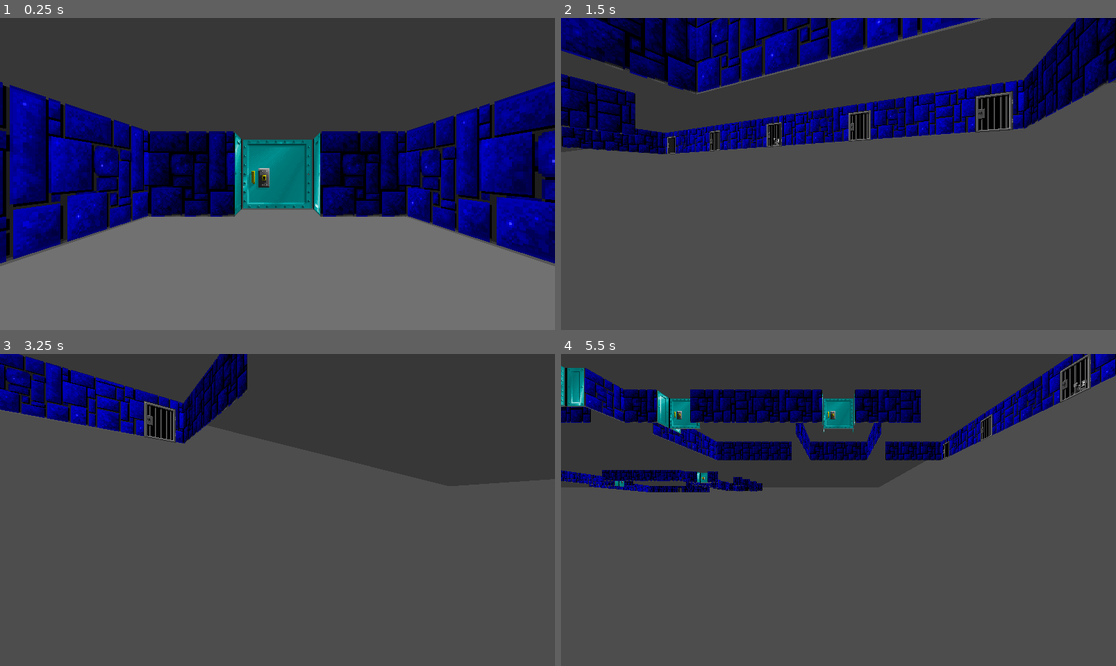
Above: before the commit, frames 1-4 (two rows, left to right).
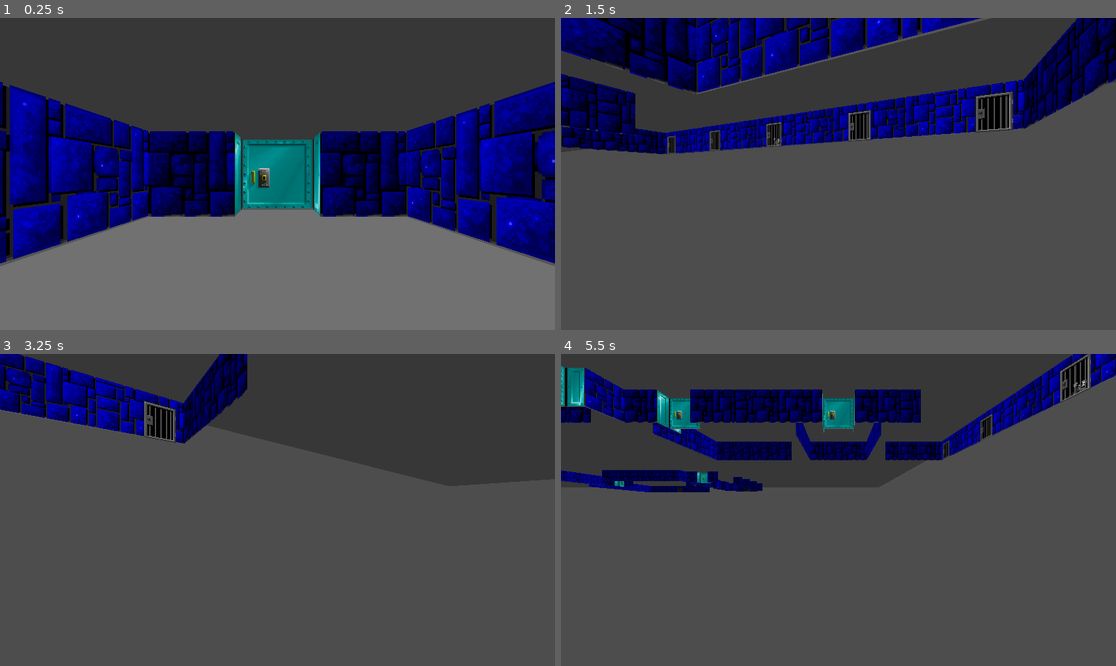
Above: after the commit, the same moments.

Repository: illnyang/wolf4godot
Game: Godot game, scene res://Wolf.tscn
Two runs of this game, one before a commit and one after it. Both use one fixed random seed, a clock stepped at 60 frames per second and the inputs below.
Inputs:
- Up to frame 1 (0.25 s): no input
- Up to frame 2 (1.5 s): tap Enter at 0.5 s; hold D (turn_right) 0.53-1.28 s; hold E (fly_down) from 1.28 s (still down)
- Up to frame 3 (3.25 s): release E (fly_down) at 2.03 s; hold D (turn_right) 2.03-2.78 s; hold Q (fly_up) from 2.78 s (still down)
- Up to frame 4 (5.5 s): release Q (fly_up) at 3.53 s; hold A (turn_left) 3.53-5.03 s; hold E (fly_down) from 5.03 s (still down)

The runs differ from the first frame. In frame 1, 0.2% of the frame differs, in the area x 1-99%, y 22-78%; in frame 2, 1.2%; in frame 3, 0.3%; in frame 4, 2.4%, in the area x 0-99%, y 3-45%.

Commit message:
Use Texture2DArray instead of texture atlas (read desc)
- Bring back mipmaps & texture filtering
- Repurpose ARRAY_TEX_UV for our needs (Tile.gdshader)
- General refactor

Diff:
--- a/MapLoader.gd
+++ b/MapLoader.gd
@@ -1,9 +1,6 @@
 @tool
 class_name MapLoader
 extends Node3D
-
-@export var json_path : String = "res://assets/maps/00_Wolf1 Map1.json"
-@export var texture_folder: String = "res://assets/walls/"
 
 enum {
 	NORTH, EAST, SOUTH, WEST
@@ -95,77 +92,60 @@
 		return _thingGrid[y * height() + x]
 
 
-class WallAtlas:
-	const atlas_columns: int = 8
-	const tex_size: int = 64
-	var tex_div: Vector2
-	static var material: StandardMaterial3D = null
-
-	func _init(texture_folder: String) -> void:
-		if material == null:
-			material = StandardMaterial3D.new()
-			material.shading_mode = BaseMaterial3D.SHADING_MODE_UNSHADED
-			# TODO: Using anything other than nearest filtering will cause bleeding artifacts
-			#		at the edges. This could be avoided if we switch to using `Texture2DArray`.
-			#       It would also get rid of the requirement that all wall textures must be
-			#		of the same size.
-			material.texture_filter = BaseMaterial3D.TEXTURE_FILTER_NEAREST
-		material.albedo_texture = _generate_atlas_texture(texture_folder)
-
-	func _generate_atlas_texture(texture_folder: String) -> ImageTexture:
-		# Get all files in the source folder
-		var dir = DirAccess.open(texture_folder)
-		if not dir:
-			push_error("Could not open directory: " + texture_folder)
-			return
-
-		var files = dir.get_files()
-		var textures = []
-
-		# Load all valid texture files (assumes id-prefixed filenames cuz sorting)
-		for file in files:
-			if file.ends_with(".png"):
-				var texture: Texture2D = load(texture_folder + file)
-				assert(texture.get_width() == tex_size and texture.get_height() == tex_size)
-				textures.append(texture)
-
-		assert(textures.size() != 0)
-
-		# Calculate atlas dimensions
-		var atlas_rows = ceil(textures.size() / float(atlas_columns))
-		var atlas_width = atlas_columns * tex_size
-		var atlas_height = atlas_rows * tex_size
-		tex_div = Vector2(float(tex_size) / atlas_width, float(tex_size) / atlas_height)
-
-		# Create new image for the atlas
-		var atlas_image = Image.create_empty(atlas_width, atlas_height, false, Image.FORMAT_RGBA8)
-
-		# Composite all textures into the atlas
-		for i in range(textures.size()):
-			var x = i % atlas_columns
-			var y = i / atlas_columns
-
-			var src_image = textures[i].get_image()
-			src_image.convert(Image.FORMAT_RGBA8)
-
-			var pos = Vector2i(x * tex_size, y * tex_size)
-			atlas_image.blit_rect(src_image, Rect2i(0, 0, tex_size, tex_size), pos)
-
-		return ImageTexture.create_from_image(atlas_image)
-
-
+@export var json_path : String = "res://assets/maps/00_Wolf1 Map1.json"
 var grid: MapGrid
-var atlas: WallAtlas
-
 
 # NOTE: It is crucial that we use `add_child` in tandem with `@tool` annonated scripts.
 #		By doing this, anything we generate doesn't get serialized into the tscn file.
 #		This is precisely what we want, online-only generation of resources from raw data.
 func _ready() -> void:
 	grid = MapGrid.new(json_path)
-	atlas = WallAtlas.new(texture_folder)
+	update_tile_material()
 	spawn_layer1()
 	spawn_layer2()
+
+
+#-----------------------------------------------------
+# Tile texture array & stub material generation
+#-----------------------------------------------------
+@export var texture_folder: String = "res://assets/walls/"
+var shader: Shader = preload("res://Tile.gdshader")
+var tile_material: ShaderMaterial = null
+
+func update_tile_material() -> void:
+	if tile_material == null:
+		tile_material = ShaderMaterial.new()
+		tile_material.shader = shader
+	tile_material.set_shader_parameter("texture_array", _generate_texture_array(texture_folder))
+
+static func _generate_texture_array(texture_folder: String) -> Texture2DArray:
+	const tex_size: int = 64
+
+	# Get all files in the source folder
+	var dir = DirAccess.open(texture_folder)
+	if not dir:
+		push_error("Could not open directory: " + texture_folder)
+		return
+
+	var files = dir.get_files()
+	var images = []
+
+	# Load all valid texture files (assumes id-prefixed filenames cuz sorting)
+	for file in files:
+		if file.ends_with(".png"):
+			var image: Image = load(texture_folder + file)
+
+			if not image.has_mipmaps():
+				image.generate_mipmaps()
+
+			assert(image.get_width() == tex_size and image.get_height() == tex_size)
+			images.append(image)
+
+	assert(images.size() != 0)
+
+	var result = Texture2DArray.new()
+	result.create_from_images(images)
+	return result
 
 
 #-----------------------------------------------------
@@ -177,7 +157,7 @@
 	var tiles_mesh := MeshInstance3D.new()
 	tiles_mesh.name = "MapMesh"
 	tiles_mesh.mesh = get_tiles_mesh()
-	tiles_mesh.material_override = atlas.material
+	tiles_mesh.material_override = tile_material
 
 	var ceiling_mesh := MeshInstance3D.new()
 	ceiling_mesh.name = "CeilingMesh"
@@ -203,10 +183,9 @@
 				var door_mesh := MeshInstance3D.new()
 				door_mesh.name = "Door"
 				door_mesh.mesh = door_ew if L1Utils.get_axis(id) else door_ns
-				door_mesh.material_override = atlas.material
+				door_mesh.material_override = tile_material
 				door_mesh.position = Vector3(x + 0.5, 0, y + 0.5)
 				root_node.add_child(door_mesh)
-
 
 	add_child(root_node)
 
@@ -254,103 +233,91 @@
 #-----------------------------------------------------
 # ArrayMesh generation utils
 #-----------------------------------------------------
-var vertices = PackedVector3Array()
-var indices = PackedInt32Array()
-var uvs = PackedVector2Array()
-var face_count: int = 0
-
-
-func add_uvs(id: int, shaded: bool, fliph: bool = false):
-	var idx = (((id - 1) * 2) + (1 * int(shaded)))
-	var x = (idx % atlas.atlas_columns)
-	var y = (idx / atlas.atlas_columns)
-	if not fliph:
-		uvs.append(Vector2(
-			atlas.tex_div.x * x,
-			atlas.tex_div.y * y))
-		uvs.append(Vector2(
-			atlas.tex_div.x * x + atlas.tex_div.x,
-			atlas.tex_div.y * y))
-		uvs.append(Vector2(
-			atlas.tex_div.x * x + atlas.tex_div.x,
-			atlas.tex_div.y * y + atlas.tex_div.y))
-		uvs.append(Vector2(
-			atlas.tex_div.x * x,
-			atlas.tex_div.y * y + atlas.tex_div.y))
-	else:
-		uvs.append(Vector2(
-			atlas.tex_div.x * x + atlas.tex_div.x,
-			atlas.tex_div.y * y))
-		uvs.append(Vector2(
-			atlas.tex_div.x * x,
-			atlas.tex_div.y * y))
-		uvs.append(Vector2(
-			atlas.tex_div.x * x,
-			atlas.tex_div.y * y + atlas.tex_div.y))
-		uvs.append(Vector2(
-			atlas.tex_div.x * x + atlas.tex_div.x,
-			atlas.tex_div.y * y + atlas.tex_div.y))
-
-
-func add_tris():
-	indices.append(face_count * 4 + 0)
-	indices.append(face_count * 4 + 1)
-	indices.append(face_count * 4 + 2)
-	indices.append(face_count * 4 + 0)
-	indices.append(face_count * 4 + 2)
-	indices.append(face_count * 4 + 3)
-	face_count += 1
+class TileMeshBuilder:
+	var vertices = PackedVector3Array()
+	var indices = PackedInt32Array()
+	var uvs = PackedVector2Array()
+	var face_count: int = 0
+
+	# NOTE: We are repurposing the "UV" shader built-in such that:
+	#		- x component is now an index to an array of actual UV vec2s:
+	#			const vec2 texCoords[4] = vec2[4](
+	#				vec2(0.0f, 0.0f),
+	#				vec2(1.0f, 0.0f),
+	#				vec2(1.0f, 1.0f),
+	#				vec2(0.0f, 1.0f)
+	#			);
+	#		- y component is now an index to Texture2DArray layers
+	func add_uvs(id: int, shaded: bool, fliph: bool = false) -> void:
+		var idx = (((id - 1) * 2) + (1 * int(shaded)))
+		if not fliph:
+			uvs.append(Vector2(0, idx))
+			uvs.append(Vector2(1, idx))
+			uvs.append(Vector2(2, idx))
+			uvs.append(Vector2(3, idx))
+		else:
+			uvs.append(Vector2(1, idx))
+			uvs.append(Vector2(0, idx))
+			uvs.append(Vector2(3, idx))
+			uvs.append(Vector2(2, idx))
+
+	func add_tris() -> void:
+		indices.append(face_count * 4 + 0)
+		indices.append(face_count * 4 + 1)
+		indices.append(face_count * 4 + 2)
+		indices.append(face_count * 4 + 0)
+		indices.append(face_count * 4 + 2)
+		indices.append(face_count * 4 + 3)
+		face_count += 1
+
+	func get_mesh() -> ArrayMesh:
+		var mesh = ArrayMesh.new()
+		var array = []
+		array.resize(Mesh.ARRAY_MAX)
+		array[Mesh.ARRAY_VERTEX] = vertices
+		array[Mesh.ARRAY_INDEX] = indices
+		array[Mesh.ARRAY_TEX_UV] = uvs
+		mesh.add_surface_from_arrays(Mesh.PRIMITIVE_TRIANGLES, array)
+		return mesh
 
 
 #-----------------------------------------------------
 # Door mesh generation
 #-----------------------------------------------------
 func get_door_mesh(axis: bool) -> ArrayMesh:
-	var mesh = ArrayMesh.new()
-
-	vertices = PackedVector3Array()
-	indices = PackedInt32Array()
-	uvs = PackedVector2Array()
-	face_count = 0
+	var builder := TileMeshBuilder.new()
 
 	# TODO: maybe rotate node itself instead?
 	if axis:
 		# EAST / WEST
-		vertices.append(Vector3(0,  0.5,  0.5))
-		vertices.append(Vector3(0,  0.5, -0.5))
-		vertices.append(Vector3(0, -0.5, -0.5))
-		vertices.append(Vector3(0, -0.5,  0.5))
-		add_tris()
-		add_uvs(L1Utils.door_id, true, true)
-		vertices.append(Vector3(0,  0.5, -0.5))
-		vertices.append(Vector3(0,  0.5,  0.5))
-		vertices.append(Vector3(0, -0.5,  0.5))
-		vertices.append(Vector3(0, -0.5, -0.5))
-		add_tris()
-		add_uvs(L1Utils.door_id, true)
+		builder.vertices.append(Vector3(0,  0.5,  0.5))
+		builder.vertices.append(Vector3(0,  0.5, -0.5))
+		builder.vertices.append(Vector3(0, -0.5, -0.5))
+		builder.vertices.append(Vector3(0, -0.5,  0.5))
+		builder.add_tris()
+		builder.add_uvs(L1Utils.door_id, true, true) # door handle stays on the same side
+		builder.vertices.append(Vector3(0,  0.5, -0.5))
+		builder.vertices.append(Vector3(0,  0.5,  0.5))
+		builder.vertices.append(Vector3(0, -0.5,  0.5))
+		builder.vertices.append(Vector3(0, -0.5, -0.5))
+		builder.add_tris()
+		builder.add_uvs(L1Utils.door_id, true)
 	else:
 		# SOUTH / NORTH
-		vertices.append(Vector3(-0.5,  0.5, 0))
-		vertices.append(Vector3( 0.5,  0.5, 0))
-		vertices.append(Vector3( 0.5, -0.5, 0))
-		vertices.append(Vector3(-0.5, -0.5, 0))
-		add_tris()
-		add_uvs(L1Utils.door_id, false)
-		vertices.append(Vector3( 0.5,  0.5, 0))
-		vertices.append(Vector3(-0.5,  0.5, 0))
-		vertices.append(Vector3(-0.5, -0.5, 0))
-		vertices.append(Vector3( 0.5, -0.5, 0))
-		add_tris()
-		add_uvs(L1Utils.door_id, false, true)
-
-	var array = []
-	array.resize(Mesh.ARRAY_MAX)
-	array[Mesh.ARRAY_VERTEX] = vertices
-	array[Mesh.ARRAY_INDEX] = indices
-	array[Mesh.ARRAY_TEX_UV] = uvs
-	mesh.add_surface_from_arrays(Mesh.PRIMITIVE_TRIANGLES, array)
-
-	return mesh
+		builder.vertices.append(Vector3(-0.5,  0.5, 0))
+		builder.vertices.append(Vector3( 0.5,  0.5, 0))
+		builder.vertices.append(Vector3( 0.5, -0.5, 0))
+		builder.vertices.append(Vector3(-0.5, -0.5, 0))
+		builder.add_tris()
+		builder.add_uvs(L1Utils.door_id, false)
+		builder.vertices.append(Vector3( 0.5,  0.5, 0))
+		builder.vertices.append(Vector3(-0.5,  0.5, 0))
+		builder.vertices.append(Vector3(-0.5, -0.5, 0))
+		builder.vertices.append(Vector3( 0.5, -0.5, 0))
+		builder.add_tris()
+		builder.add_uvs(L1Utils.door_id, false, true) # door handle stays on the same side
+
+	return builder.get_mesh()
 
 #-----------------------------------------------------
 # TileGrid mesh generation
@@ -398,12 +365,7 @@
 
 
 func get_tiles_mesh() -> ArrayMesh:
-	var mesh = ArrayMesh.new()
-
-	vertices = PackedVector3Array()
-	indices = PackedInt32Array()
-	uvs = PackedVector2Array()
-	face_count = 0
+	var builder := TileMeshBuilder.new()
 
 	# TODO: spawn pushwalls independently, will require loading layer2 from json
 	for y in range(grid.height()):
@@ -418,63 +380,56 @@
 
 			if Engine.is_editor_hint():
 				# TOP (editor only, makes it look nicer)
-				vertices.append(pos + Vector3(-0.5, 0.5, -0.5))
-				vertices.append(pos + Vector3( 0.5, 0.5, -0.5))
-				vertices.append(pos + Vector3( 0.5, 0.5,  0.5))
-				vertices.append(pos + Vector3(-0.5, 0.5,  0.5))
-				add_tris()
-				add_uvs(id, false)
+				builder.vertices.append(pos + Vector3(-0.5, 0.5, -0.5))
+				builder.vertices.append(pos + Vector3( 0.5, 0.5, -0.5))
+				builder.vertices.append(pos + Vector3( 0.5, 0.5,  0.5))
+				builder.vertices.append(pos + Vector3(-0.5, 0.5,  0.5))
+				builder.add_tris()
+				builder.add_uvs(id, false)
 
 			if is_air(x + 1, y):
 				# EAST
-				vertices.append(pos + Vector3(0.5,  0.5,  0.5))
-				vertices.append(pos + Vector3(0.5,  0.5, -0.5))
-				vertices.append(pos + Vector3(0.5, -0.5, -0.5))
-				vertices.append(pos + Vector3(0.5, -0.5,  0.5))
-				add_tris()
-				add_uvs(L1Utils.door_side_id if door_sides & FLAG_SOUTH else id, true)
+				builder.vertices.append(pos + Vector3(0.5,  0.5,  0.5))
+				builder.vertices.append(pos + Vector3(0.5,  0.5, -0.5))
+				builder.vertices.append(pos + Vector3(0.5, -0.5, -0.5))
+				builder.vertices.append(pos + Vector3(0.5, -0.5,  0.5))
+				builder.add_tris()
+				builder.add_uvs(L1Utils.door_side_id if door_sides & FLAG_SOUTH else id, true)
 
 			if is_air(x, y + 1):
 				# SOUTH
-				vertices.append(pos + Vector3(-0.5,  0.5, 0.5))
-				vertices.append(pos + Vector3( 0.5,  0.5, 0.5))
-				vertices.append(pos + Vector3( 0.5, -0.5, 0.5))
-				vertices.append(pos + Vector3(-0.5, -0.5, 0.5))
-				add_tris()
-				add_uvs(L1Utils.door_side_id if door_sides & FLAG_WEST else id, false)
+				builder.vertices.append(pos + Vector3(-0.5,  0.5, 0.5))
+				builder.vertices.append(pos + Vector3( 0.5,  0.5, 0.5))
+				builder.vertices.append(pos + Vector3( 0.5, -0.5, 0.5))
+				builder.vertices.append(pos + Vector3(-0.5, -0.5, 0.5))
+				builder.add_tris()
+				builder.add_uvs(L1Utils.door_side_id if door_sides & FLAG_WEST else id, false)
 
 			if is_air(x - 1, y):
 				# WEST
-				vertices.append(pos + Vector3(-0.5,  0.5, -0.5))
-				vertices.append(pos + Vector3(-0.5,  0.5,  0.5))
-				vertices.append(pos + Vector3(-0.5, -0.5,  0.5))
-				vertices.append(pos + Vector3(-0.5, -0.5, -0.5))
-				add_tris()
-				add_uvs(L1Utils.door_side_id if door_sides & FLAG_NORTH else id, true)
+				builder.vertices.append(pos + Vector3(-0.5,  0.5, -0.5))
+				builder.vertices.append(pos + Vector3(-0.5,  0.5,  0.5))
+				builder.vertices.append(pos + Vector3(-0.5, -0.5,  0.5))
+				builder.vertices.append(pos + Vector3(-0.5, -0.5, -0.5))
+				builder.add_tris()
+				builder.add_uvs(L1Utils.door_side_id if door_sides & FLAG_NORTH else id, true)
 
 			if is_air(x, y - 1):
 				# NORTH
-				vertices.append(pos + Vector3( 0.5,  0.5, -0.5))
-				vertices.append(pos + Vector3(-0.5,  0.5, -0.5))
-				vertices.append(pos + Vector3(-0.5, -0.5, -0.5))
-				vertices.append(pos + Vector3( 0.5, -0.5, -0.5))
-				add_tris()
-				add_uvs(L1Utils.door_side_id if door_sides & FLAG_EAST else id, false)
+				builder.vertices.append(pos + Vector3( 0.5,  0.5, -0.5))
+				builder.vertices.append(pos + Vector3(-0.5,  0.5, -0.5))
+				builder.vertices.append(pos + Vector3(-0.5, -0.5, -0.5))
+				builder.vertices.append(pos + Vector3( 0.5, -0.5, -0.5))
+				builder.add_tris()
+				builder.add_uvs(L1Utils.door_side_id if door_sides & FLAG_EAST else id, false)
 
 			if Engine.is_editor_hint():
 				# BOTTOM (editor only, makes it look nicer)
-				vertices.append(pos + Vector3(-0.5, -0.5,  0.5))
-				vertices.append(pos + Vector3( 0.5, -0.5,  0.5))
-				vertices.append(pos + Vector3( 0.5, -0.5, -0.5))
-				vertices.append(pos + Vector3(-0.5, -0.5, -0.5))
-				add_tris()
-				add_uvs(id, false)
-
-	var array = []
-	array.resize(Mesh.ARRAY_MAX)
-	array[Mesh.ARRAY_VERTEX] = vertices
-	array[Mesh.ARRAY_INDEX] = indices
-	array[Mesh.ARRAY_TEX_UV] = uvs
-	mesh.add_surface_from_arrays(Mesh.PRIMITIVE_TRIANGLES, array)
-
-	return mesh
+				builder.vertices.append(pos + Vector3(-0.5, -0.5,  0.5))
+				builder.vertices.append(pos + Vector3( 0.5, -0.5,  0.5))
+				builder.vertices.append(pos + Vector3( 0.5, -0.5, -0.5))
+				builder.vertices.append(pos + Vector3(-0.5, -0.5, -0.5))
+				builder.add_tris()
+				builder.add_uvs(id, false)
+
+	return builder.get_mesh()
--- /dev/null
+++ b/Tile.gdshader
@@ -0,0 +1,23 @@
+shader_type spatial;
+render_mode cull_back, unshaded;
+
+uniform sampler2DArray texture_array : filter_nearest_mipmap_anisotropic;
+
+const vec2 texCoords[4] = vec2[4](
+    vec2(0.0f, 0.0f),
+    vec2(1.0f, 0.0f),
+    vec2(1.0f, 1.0f),
+    vec2(0.0f, 1.0f)
+);
+
+varying vec2 UV_;
+
+void vertex() {
+	UV_ = texCoords[int(UV.x)];
+}
+
+void fragment() {
+	float layer = UV.y;
+	vec4 albedo_tex = texture(texture_array, vec3(UV_, layer));
+	ALBEDO = albedo_tex.rgb;
+}
Not shown, added: Tile.gdshader.uid
Not shown, changed: assets/walls/00.png.import
Not shown, changed: assets/walls/00_shaded.png.import
Not shown, changed: assets/walls/01.png.import
Not shown, changed: assets/walls/01_shaded.png.import
Not shown, changed: assets/walls/02.png.import
Not shown, changed: assets/walls/02_shaded.png.import
Not shown, changed: assets/walls/03.png.import
Not shown, changed: assets/walls/03_shaded.png.import
Not shown, changed: assets/walls/04.png.import
Not shown, changed: assets/walls/04_shaded.png.import
Not shown, changed: assets/walls/05.png.import
(and 95 more such lines)
